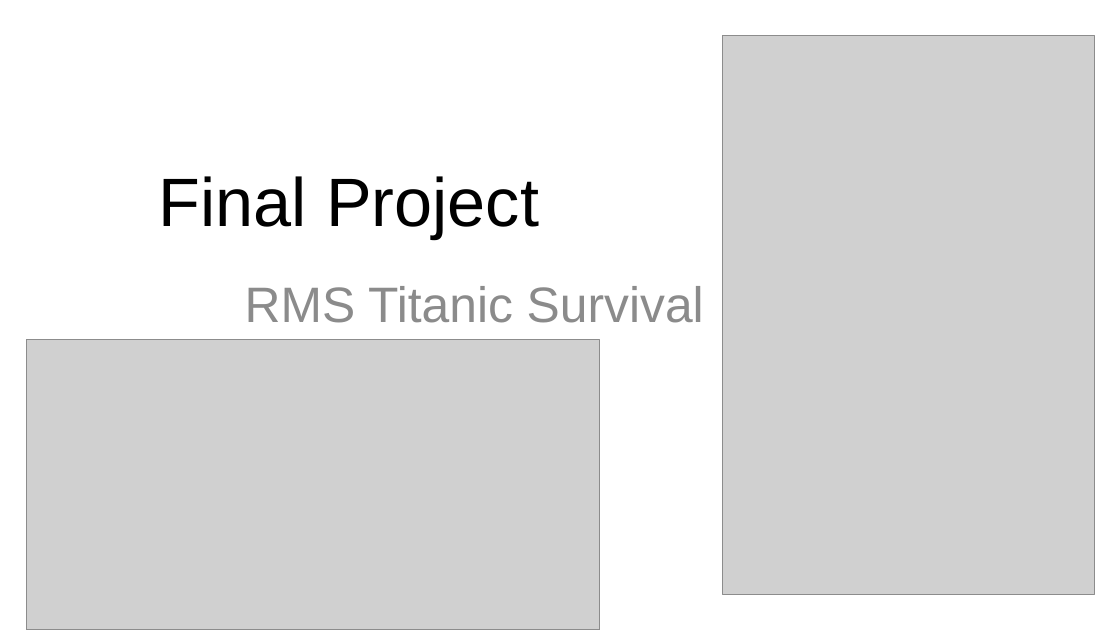
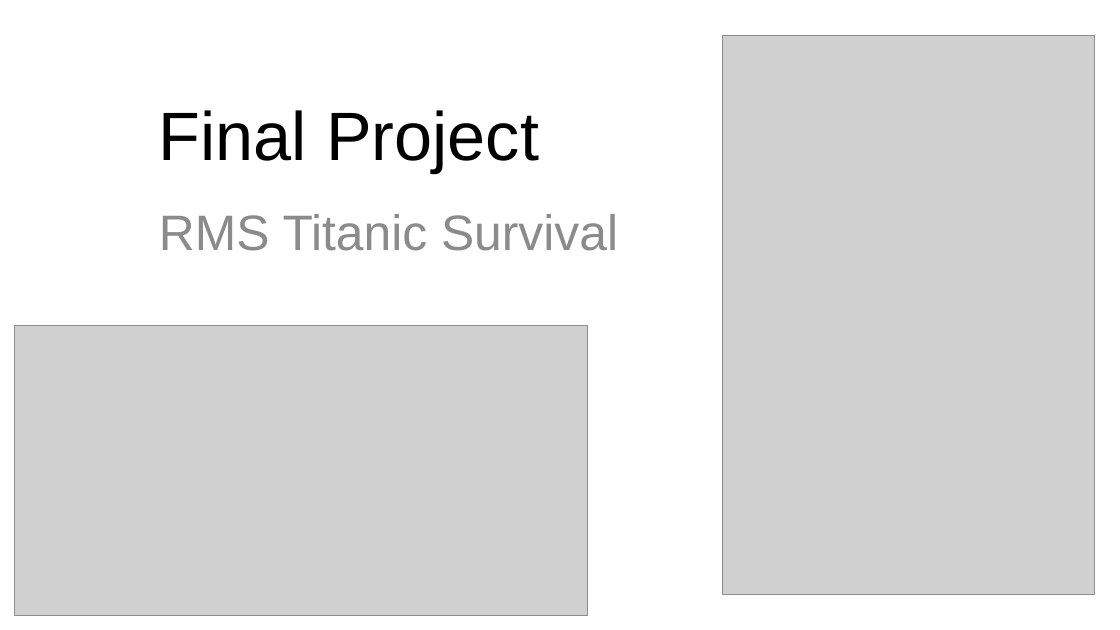
Before and after one commit to owenmeyer3/titanic, a slide deck: slide 1 of NU-Final_Project_Titanic.pptx. Drawn at 1120x630 pixels with LibreOffice and Linux fonts; fonts in the diff are those of the drawing; grey boxes stand for pictures; background and template pictures are left out. Boxes give left, top, right and bottom in pixels: in the first picture for what was removed or moved away, otherwise in the second. Text is boxed around its words. In the diff, an @@ line names an element or a change of style, - is before the commit and + after.

```diff
--- a/NU-Final_Project_Titanic.pptx
+++ b/NU-Final_Project_Titanic.pptx
@@ title "Final Project": place and size @@
-title "Final Project" at box(159, 176, 539, 239)
+title "Final Project" at box(159, 110, 539, 173)
@@ subtitle "RMS Titanic Survival": place and size @@
-subtitle "RMS Titanic Survival" at box(245, 286, 704, 323)
+subtitle "RMS Titanic Survival" at box(159, 214, 618, 251)
@@ picture: place and size @@
-picture at box(27, 339, 600, 629)
+picture at box(15, 326, 588, 616)
```
Also in this commit, not shown: 3 other slides changed, 1 slide added, 3 other files.
